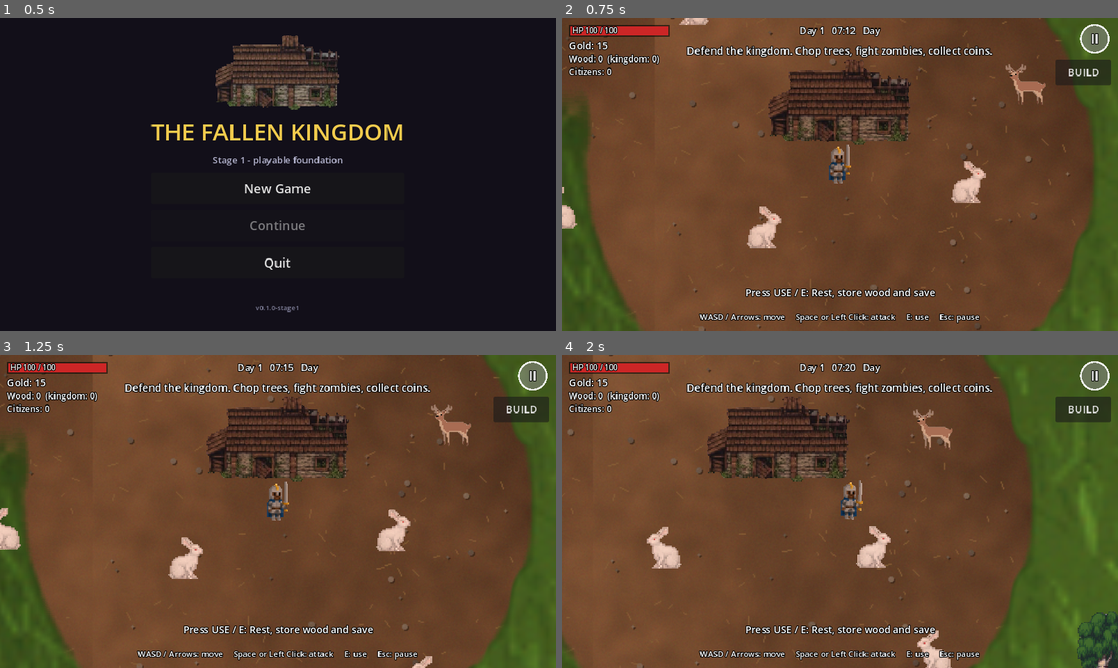
Above: before the commit, frames 1-4 (two rows, left to right).
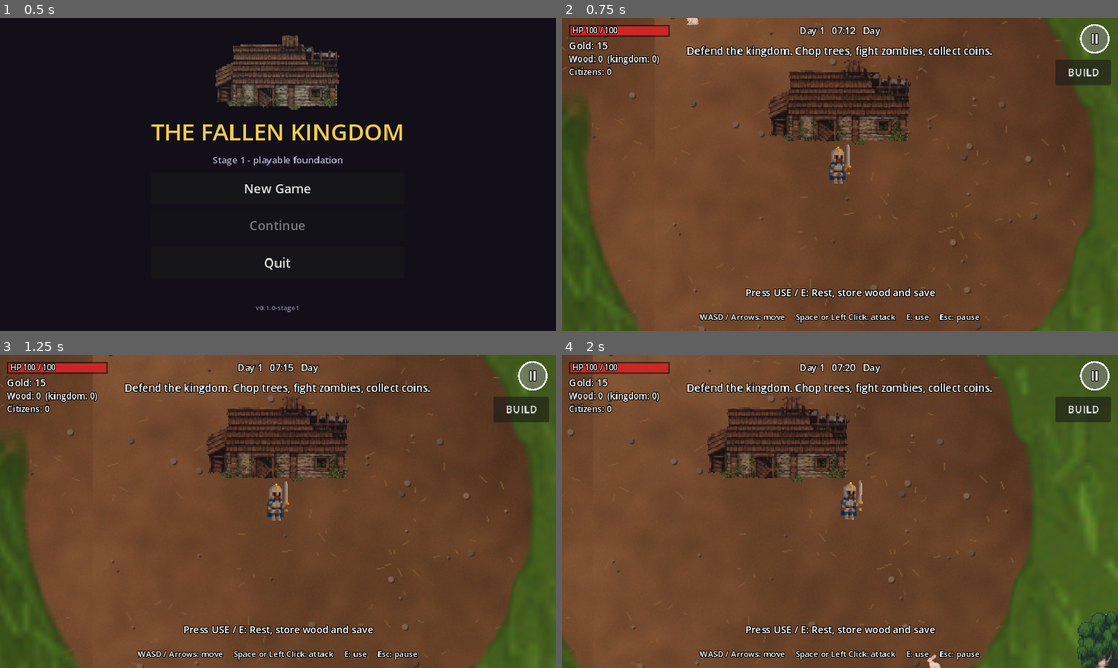
Above: after the commit, the same moments.

Repository: afie-boop/The-Fallen-Kingdom
Game: Godot game, scene res://scenes/main_menu.tscn
Same seed, same stepped clock (60 frames per second), same inputs: the game is played once before the commit and once after it.
Inputs (mouse positions are in pixels of both pictures, inside the frame that each line leads up to):
- Up to frame 1 (0.5 s): no input
- Up to frame 2 (0.75 s): click "New Game" at 0.5 s
- Up to frame 3 (1.25 s): no input
- Up to frame 4 (2 s): move the mouse to (962, 495) at 1.27 s; hold D from 1.28 s (still down); hold Space from 1.28 s (still down); click (962, 495) at 1.42 s

Frame 1 is identical in both runs. In frame 2, 1.5% of the frame differs, in the area x 0-87%, y 0-74%; in frame 3, 1.6%, in the area x 0-85%, y 15-100%; in frame 4, 1.6%.

Commit message:
Tune animal size, hunting drops and wildlife population

Diff:
--- a/extracted/The-Fallen-Kingdom/scripts/game.gd
+++ b/extracted/The-Fallen-Kingdom/scripts/game.gd
@@ -62,7 +62,7 @@
     # No ruined houses are scattered around the island; tents mark poor camps.
     WorldGenerator.spawn_trees(entities, GameState.island, GameState.world_seed, GameConfig.tree_count, avoid, GameState.removed_trees)
     # Spawn deer and rabbits using the three transparent reference assets.
-    WorldGenerator.spawn_wildlife(entities, GameState.island, GameState.world_seed, 48, castle.position)
+    WorldGenerator.spawn_wildlife(entities, GameState.island, GameState.world_seed, 10, castle.position)
 
     kingdom = KingdomManager.new()
     add_child(kingdom)
--- a/extracted/The-Fallen-Kingdom/scripts/hunting_coin.gd
+++ b/extracted/The-Fallen-Kingdom/scripts/hunting_coin.gd
@@ -19,6 +19,15 @@
     _life -= delta
     _t += delta
     _sprite.position.y = sin(_t * 5.0) * 1.5
+    # Players can collect animal drops directly; archers may still carry them home.
+    if collector == null:
+        for node in get_tree().get_nodes_in_group("players"):
+            var player := node as Player
+            if player != null and not player.dead and global_position.distance_to(player.global_position) <= 20.0:
+                GameState.add_gold(value, player.player_id)
+                GameState.notice.emit("Collected %d Gold Coin%s." % [value, "" if value == 1 else "s"])
+                queue_free()
+                return
     if _life <= 0.0:
         queue_free()
 
--- a/extracted/The-Fallen-Kingdom/scripts/player.gd
+++ b/extracted/The-Fallen-Kingdom/scripts/player.gd
@@ -107,6 +107,10 @@
     for z in get_tree().get_nodes_in_group("zombies"):
         if origin.distance_to((z as Node2D).global_position) < reach:
             z.call("take_damage", GameConfig.player_attack_damage, global_position)
+    for animal_node in get_tree().get_nodes_in_group("wildlife"):
+        var animal := animal_node as Wildlife
+        if animal != null and origin.distance_to(animal.global_position) < reach:
+            animal.take_damage(GameConfig.player_attack_damage, global_position)
     for t in get_tree().get_nodes_in_group("trees"):
         if origin.distance_to((t as Node2D).global_position) < reach:
             t.call("take_hit", self)
--- a/extracted/The-Fallen-Kingdom/scripts/wildlife.gd
+++ b/extracted/The-Fallen-Kingdom/scripts/wildlife.gd
@@ -17,7 +17,7 @@
     _sprite.texture = _make_texture(animal_type)
     _sprite.centered = false
     # Normalize source artwork to a consistent in-game height.
-    var sprite_height: float = 36.0
+    var sprite_height: float = 30.0 if animal_type == "deer" else 15.0
     var source_height: float = float(maxi(_sprite.texture.get_width(), _sprite.texture.get_height()))
     _sprite.scale = Vector2.ONE * (sprite_height / source_height)
     _sprite.offset = Vector2(-_sprite.texture.get_width() / 2.0, -_sprite.texture.get_height())
@@ -61,8 +61,6 @@
         hunter = null
 
 func take_damage(amount: float, _from: Vector2 = Vector2.ZERO) -> bool:
-    if hunter == null:
-        return false
     hp -= amount
     if hp <= 0.0:
         var dropped := HuntingCoin.new()
--- a/extracted/The-Fallen-Kingdom/scripts/world_generator.gd
+++ b/extracted/The-Fallen-Kingdom/scripts/world_generator.gd
@@ -113,7 +113,7 @@
         tries += 1
         var p: Vector2
         # Ensure a useful number of animals can be found inside the kingdom fence.
-        if spawned < 10:
+        if spawned < 3:
             var angle: float = rng.randf_range(0.0, TAU)
             var radius: float = rng.randf_range(90.0, 275.0)
             p = home + Vector2.from_angle(angle) * radius
